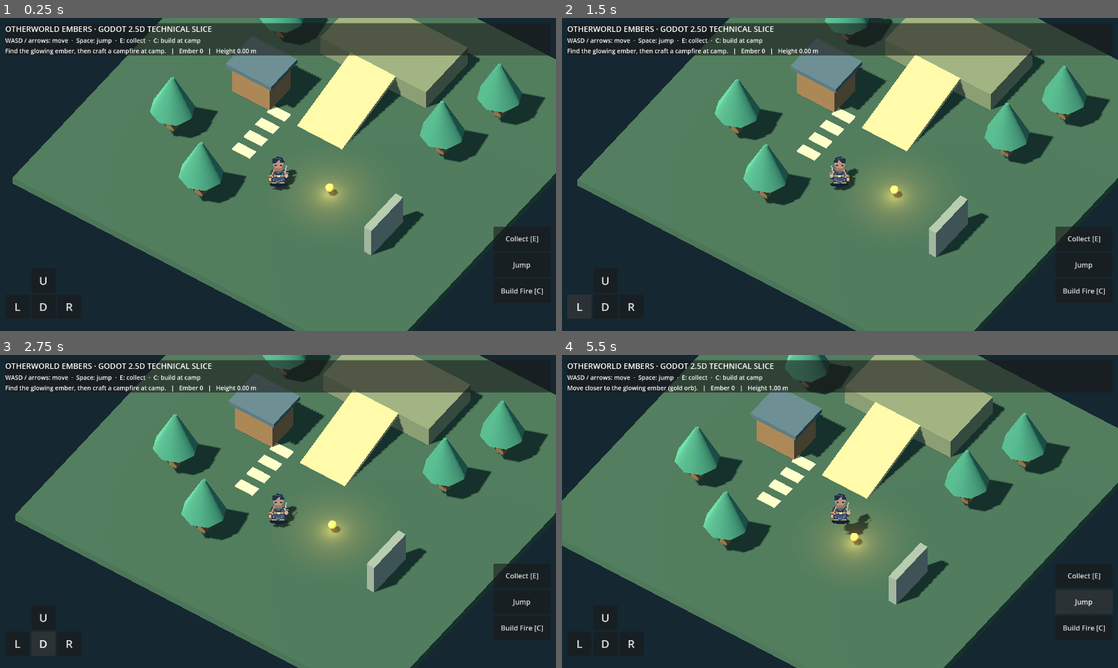
Above: before the commit, frames 1-4 (two rows, left to right).
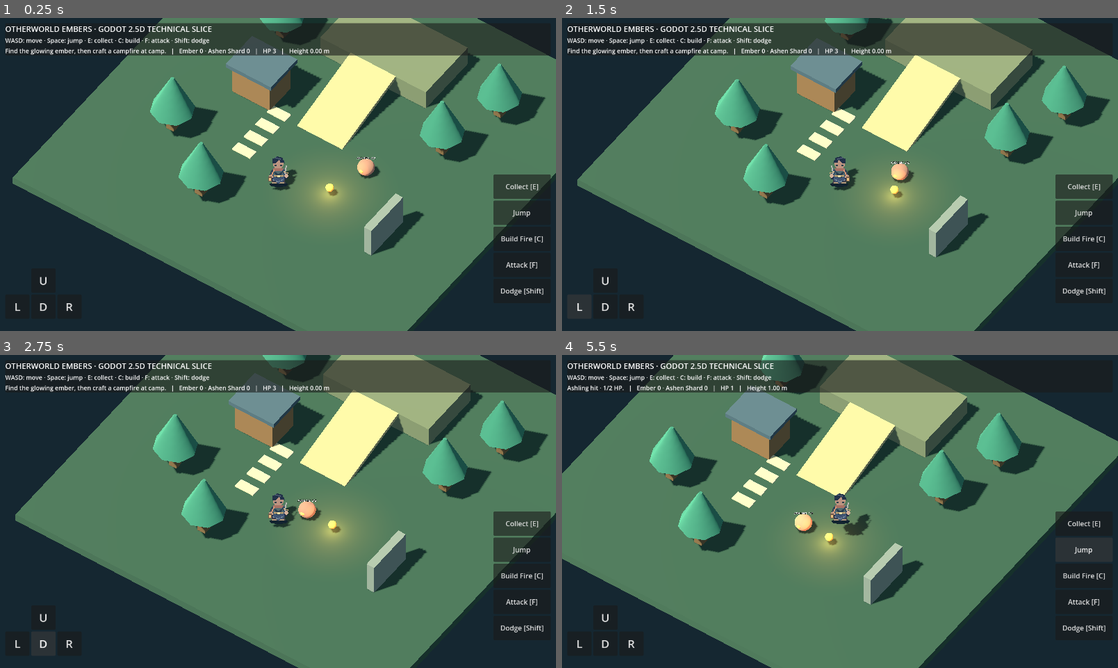
Above: after the commit, the same moments.

Repository: shaolei528/shaolei
Game: Godot game, scene res://scenes/main.tscn
Same seed, same stepped clock (60 frames per second), same inputs: the game is played once before the commit and once after it.
Inputs:
- Up to frame 1 (0.25 s): no input
- Up to frame 2 (1.5 s): click "U" at 0.5 s; click "L" at 1.25 s
- Up to frame 3 (2.75 s): click "D" at 2 s
- Up to frame 4 (5.5 s): click "R" at 2.75 s; click "Collect [E]" at 3.5 s; click "Jump" at 4.25 s; tap Enter at 5 s; hold D from 5.03 s (still down); tap F at 5.1 s; tap Space at 5.27 s; tap Shift at 5.3 s

The runs differ from the first frame. In frame 1, 2.0% of the frame differs, in the area x 4-100%, y 6-89%; in frame 2, 2.1%; in frame 3, 2.1%; in frame 4, 29%, in the area x 0-100%, y 0-100%.

Commit message:
Add Ashling combat and dodge gameplay slice

Diff:
--- /dev/null
+++ b/otherworld-godot/game/scripts/enemy_controller.gd
@@ -0,0 +1,94 @@
+extends Node3D
+
+signal defeated(drop_id: String)
+
+const DROP_ID := "ashen_shard"
+const AGGRO_RADIUS := 5.5
+const ATTACK_RADIUS := 1.35
+const MELEE_RADIUS := 2.6
+const MOVE_SPEED := 1.35
+const ATTACK_INTERVAL := 1.35
+
+var target: CharacterBody3D
+var health := 2
+var max_health := 2
+var is_alive := true
+var testing := false
+var _attack_timer := 0.4
+var _body_material: StandardMaterial3D
+var _body: MeshInstance3D
+var _health_label: Label3D
+
+func _ready() -> void:
+	name = "Ashling"
+	_body = MeshInstance3D.new()
+	_body.name = "Body"
+	var body_mesh := SphereMesh.new()
+	body_mesh.radius = 0.48
+	body_mesh.height = 0.9
+	_body.mesh = body_mesh
+	_body.position.y = 0.48
+	_body_material = StandardMaterial3D.new()
+	_body_material.albedo_color = Color("8b705f")
+	_body_material.emission_enabled = true
+	_body_material.emission = Color("562f31")
+	_body.material_override = _body_material
+	add_child(_body)
+	var eye := MeshInstance3D.new()
+	eye.name = "EmberEye"
+	var eye_mesh := SphereMesh.new()
+	eye_mesh.radius = 0.13
+	eye_mesh.height = 0.18
+	eye.mesh = eye_mesh
+	eye.position = Vector3(0, 0.56, 0.42)
+	var eye_material := StandardMaterial3D.new()
+	eye_material.albedo_color = Color("ffb45a")
+	eye_material.emission_enabled = true
+	eye_material.emission = Color("ff632c")
+	eye.material_override = eye_material
+	add_child(eye)
+	_health_label = Label3D.new()
+	_health_label.name = "HealthLabel"
+	_health_label.position.y = 1.22
+	_health_label.billboard = BaseMaterial3D.BILLBOARD_ENABLED
+	_health_label.font_size = 32
+	_health_label.outline_size = 8
+	add_child(_health_label)
+	_update_health_label()
+
+func _process(delta: float) -> void:
+	if not is_alive or target == null or testing:
+		return
+	_attack_timer = maxf(0.0, _attack_timer - delta)
+	var toward_player := target.global_position - global_position
+	toward_player.y = 0.0
+	var distance := toward_player.length()
+	if distance > AGGRO_RADIUS:
+		return
+	if distance > ATTACK_RADIUS:
+		var travel := minf(MOVE_SPEED * delta, distance - ATTACK_RADIUS * 0.85)
+		global_position += toward_player.normalized() * travel
+		return
+	if _attack_timer <= 0.0:
+		target.receive_damage(1)
+		_attack_timer = ATTACK_INTERVAL
+
+func attack_from(attacker_position: Vector3) -> bool:
+	if not is_alive:
+		return false
+	var distance := global_position - attacker_position
+	distance.y = 0.0
+	if distance.length() > MELEE_RADIUS:
+		return false
+	health = maxi(0, health - 1)
+	_update_health_label()
+	_body_material.albedo_color = Color("d88968")
+	if health == 0:
+		is_alive = false
+		visible = false
+		defeated.emit(DROP_ID)
+	return true
+
+func _update_health_label() -> void:
+	if _health_label != null:
+		_health_label.text = "ASHLING  %d/%d" % [health, max_health]
--- a/otherworld-godot/game/scripts/hud.gd
+++ b/otherworld-godot/game/scripts/hud.gd
@@ -27,7 +27,7 @@
 	title.autowrap_mode = TextServer.AUTOWRAP_WORD_SMART
 	text.add_child(title)
 	var hint := Label.new()
-	hint.text = "WASD / arrows: move  ·  Space: jump  ·  E: collect  ·  C: build at camp"
+	hint.text = "WASD: move · Space: jump · E: collect · C: build · F: attack · Shift: dodge"
 	hint.autowrap_mode = TextServer.AUTOWRAP_WORD_SMART
 	hint.add_theme_font_size_override("font_size", 14)
 	text.add_child(hint)
@@ -50,7 +50,7 @@
 	root.add_child(actions)
 	actions.set_anchors_and_offsets_preset(Control.PRESET_BOTTOM_RIGHT)
 	actions.offset_left = -144
-	actions.offset_top = -240
+	actions.offset_top = -360
 	actions.offset_right = -12
 	actions.offset_bottom = -24
 	var collect := Button.new()
@@ -71,6 +71,18 @@
 	build.pressed.connect(func(): world.craft_campfire(player.global_position))
 	actions.add_child(build)
 	buttons["build"] = build
+	var attack := Button.new()
+	attack.text = "Attack [F]"
+	attack.custom_minimum_size = Vector2(132,56)
+	attack.pressed.connect(func(): world.attack(player.global_position))
+	actions.add_child(attack)
+	buttons["attack"] = attack
+	var dodge := Button.new()
+	dodge.text = "Dodge [Shift]"
+	dodge.custom_minimum_size = Vector2(132,56)
+	dodge.pressed.connect(func(): player.request_dodge())
+	actions.add_child(dodge)
+	buttons["dodge"] = dodge
 
 func _direction_button(parent: Control, title: String, at: Vector2, direction: Vector2) -> void:
 	var button := Button.new()
@@ -95,10 +107,12 @@
 	for direction in directions.values():
 		movement += direction
 	player.touch_direction = movement.limit_length()
-	message.text = "%s   |   Ember %d   |   Height %.2f m" % [world.status, world.crafting.count("ember"), player.position.y]
+	message.text = "%s   |   Ember %d · Ashen Shard %d   |   HP %d   |   Height %.2f m" % [world.status, world.crafting.count("ember"), world.crafting.count("ashen_shard"), player.health, player.position.y]
 
 func _unhandled_key_input(event: InputEvent) -> void:
 	if event is InputEventKey and event.pressed and not event.echo and event.physical_keycode == KEY_E:
 		world.interact(player.global_position)
 	if event is InputEventKey and event.pressed and not event.echo and event.physical_keycode == KEY_C:
 		world.craft_campfire(player.global_position)
+	if event is InputEventKey and event.pressed and not event.echo and event.physical_keycode == KEY_F:
+		world.attack(player.global_position)
--- a/otherworld-godot/game/scripts/main.gd
+++ b/otherworld-godot/game/scripts/main.gd
@@ -17,6 +17,7 @@
 	player = Player.new()
 	player.position = Vector3(0, 0.1, 4)
 	add_child(player)
+	world.set_player(player)
 	rig = Rig.new()
 	rig.target = player
 	add_child(rig)
@@ -39,6 +40,15 @@
 		"collected": world.collected,
 		"ember_count": world.crafting.count("ember"),
 		"campfire_crafted": world.campfire_crafted,
+		"enemy": {
+			"x": world.enemy.global_position.x,
+			"z": world.enemy.global_position.z,
+			"health": world.enemy.health,
+			"alive": world.enemy.is_alive
+		},
+		"ashen_shard_count": world.crafting.count("ashen_shard"),
+		"player_health": player.health,
+		"player_dodging": player.is_dodging,
 		"viewport": {"width": viewport_size.x, "height": viewport_size.y},
 		"buttons": hud.button_rects()
 	}
--- a/otherworld-godot/game/scripts/player_3d.gd
+++ b/otherworld-godot/game/scripts/player_3d.gd
@@ -2,12 +2,24 @@
 
 const SPEED := 4.5
 const JUMP_SPEED := 6.0
+const DODGE_SPEED := 12.0
+const DODGE_DURATION := 0.22
+const DODGE_COOLDOWN := 1.0
+const MAX_HEALTH := 3
 var camera: Camera3D
 var touch_direction := Vector2.ZERO
 var test_direction := Vector3.ZERO
 var testing := false
 var jump_requested := false
+var health := MAX_HEALTH
+var is_dodging := false
 var hero_sprite: Sprite3D
+var _last_direction := Vector3.RIGHT
+var _dodge_direction := Vector3.RIGHT
+var _dodge_requested := false
+var _dodge_timer := 0.0
+var _dodge_cooldown := 0.0
+var _damage_grace_timer := 0.0
 
 func _ready() -> void:
 	name = "Player3D"
@@ -43,8 +55,25 @@
 
 func _physics_process(delta: float) -> void:
 	var direction := test_direction if testing else _input_direction()
-	velocity.x = direction.x * SPEED
-	velocity.z = direction.z * SPEED
+	_dodge_cooldown = maxf(0.0, _dodge_cooldown - delta)
+	_damage_grace_timer = maxf(0.0, _damage_grace_timer - delta)
+	if direction.length() > 0.1:
+		_last_direction = direction.normalized()
+	if _dodge_requested and _dodge_cooldown <= 0.0:
+		_dodge_requested = false
+		_dodge_timer = DODGE_DURATION
+		_dodge_cooldown = DODGE_COOLDOWN
+		_damage_grace_timer = DODGE_DURATION + 0.12
+		_dodge_direction = _last_direction
+	if _dodge_timer > 0.0:
+		_dodge_timer = maxf(0.0, _dodge_timer - delta)
+		is_dodging = _dodge_timer > 0.0
+		velocity.x = _dodge_direction.x * DODGE_SPEED
+		velocity.z = _dodge_direction.z * DODGE_SPEED
+	else:
+		is_dodging = false
+		velocity.x = direction.x * SPEED
+		velocity.z = direction.z * SPEED
 	if not is_on_floor():
 		velocity.y -= 18.0 * delta
 	if (jump_requested or (not testing and Input.is_physical_key_pressed(KEY_SPACE))) and is_on_floor():
@@ -53,6 +82,28 @@
 	move_and_slide()
 	if absf(direction.x) > 0.1:
 		hero_sprite.flip_h = direction.x < 0
+
+func request_dodge() -> bool:
+	if _dodge_cooldown > 0.0 or _dodge_requested:
+		return false
+	_dodge_requested = true
+	return true
+
+func receive_damage(amount: int) -> bool:
+	if amount <= 0 or is_dodging or _damage_grace_timer > 0.0:
+		return false
+	health = maxi(0, health - amount)
+	_damage_grace_timer = 0.45
+	if health == 0:
+		health = MAX_HEALTH
+		global_position = Vector3(0.0, 0.1, 4.0)
+		velocity = Vector3.ZERO
+		_damage_grace_timer = 1.0
+	return true
+
+func _input(event: InputEvent) -> void:
+	if event is InputEventKey and event.pressed and not event.echo and event.keycode == KEY_SHIFT:
+		request_dodge()
 
 func _input_direction() -> Vector3:
 	var stick := touch_direction
--- a/otherworld-godot/game/scripts/world_3d.gd
+++ b/otherworld-godot/game/scripts/world_3d.gd
@@ -1,6 +1,7 @@
 extends Node3D
 
 const Crafting = preload("res://scripts/crafting_system.gd")
+const EnemyController = preload("res://scripts/enemy_controller.gd")
 
 var ember_light: OmniLight3D
 var ember: MeshInstance3D
@@ -8,9 +9,12 @@
 var campfire: Node3D
 var campfire_light: OmniLight3D
 var campfire_crafted := false
+var enemy
+var ash_shard_drop: MeshInstance3D
 var status := "Find the glowing ember, then craft a campfire at camp."
 var ember_position := Vector3(2.8, 0.5, 3.1)
 var camp_position := Vector3(-4.6, 0.0, 1.2)
+var enemy_position := Vector3(3.8, 0.0, 0.5)
 var crafting = Crafting.new()
 
 func _ready() -> void:
@@ -61,6 +65,17 @@
 	ember_light.omni_range = 4.0
 	add_child(ember_light)
 	_setup_campfire_ghost()
+	_setup_enemy()
+
+func _setup_enemy() -> void:
+	enemy = EnemyController.new()
+	enemy.name = "Ashling"
+	enemy.position = enemy_position
+	enemy.defeated.connect(_on_enemy_defeated)
+	add_child(enemy)
+
+func set_player(player: CharacterBody3D) -> void:
+	enemy.target = player
 
 func _setup_campfire_ghost() -> void:
 	campfire = Node3D.new()
@@ -165,3 +180,29 @@
 	campfire.visible = true
 	status = "Campfire built · Ember 0 · Your first shelter is ready."
 	return true
+
+func attack(player_position: Vector3) -> bool:
+	if not enemy.attack_from(player_position):
+		status = "Move closer to the Ashling before striking."
+		return false
+	if enemy.is_alive:
+		status = "Ashling hit · %d/%d HP." % [enemy.health, enemy.max_health]
+	else:
+		status = "Ashling defeated · Ashen Shard +1."
+	return true
+
+func _on_enemy_defeated(drop_id: String) -> void:
+	crafting.add_item(drop_id)
+	ash_shard_drop = MeshInstance3D.new()
+	ash_shard_drop.name = "AshenShardDrop"
+	var shard := SphereMesh.new()
+	shard.radius = 0.2
+	shard.height = 0.56
+	ash_shard_drop.mesh = shard
+	ash_shard_drop.position = enemy.global_position + Vector3(0, 0.32, 0)
+	var material := StandardMaterial3D.new()
+	material.albedo_color = Color("b48eff")
+	material.emission_enabled = true
+	material.emission = Color("794dff")
+	ash_shard_drop.material_override = material
+	add_child(ash_shard_drop)
--- a/otherworld-godot/game/tests/smoke.gd
+++ b/otherworld-godot/game/tests/smoke.gd
@@ -66,6 +66,28 @@
 	check(world.crafting.count("ember") == 0, "crafting consumes the ember")
 	check(not world.craft_campfire(world.camp_position), "campfire cannot be crafted twice")
 	check(not world.interact(world.ember_position), "ember cannot be collected twice")
+	world.enemy.testing = true
+	player.position = Vector3(2.4, 0.1, 0.5)
+	player.velocity = Vector3.ZERO
+	player.test_direction = Vector3.ZERO
+	await ticks(12)
+	check(not world.attack(Vector3(-8, 0, 8)), "melee attack rejects a distant enemy")
+	var health_before_dodge: int = player.health
+	player.test_direction = Vector3.LEFT
+	check(player.request_dodge(), "dodge can start while its cooldown is ready")
+	var dodge_start: Vector3 = player.position
+	await ticks(5)
+	check(player.is_dodging and player.position.x < dodge_start.x - 0.5, "dodge gives a short directional burst")
+	check(not player.receive_damage(1) and player.health == health_before_dodge, "dodge window blocks an incoming hit")
+	player.test_direction = Vector3.ZERO
+	await ticks(18)
+	check(not player.is_dodging, "dodge window ends cleanly")
+	check(world.attack(player.global_position), "melee attack hits a nearby Ashling")
+	check(world.enemy.health == 1 and world.crafting.count("ashen_shard") == 0, "first hit lowers enemy health without dropping early")
+	check(world.attack(player.global_position), "second melee attack defeats the Ashling")
+	check(not world.enemy.is_alive and not world.enemy.visible, "defeated enemy leaves the encounter")
+	check(world.crafting.count("ashen_shard") == 1 and world.ash_shard_drop.visible, "Ashen Shard drop enters the shared inventory and is visible")
+	check(not world.attack(player.global_position) and world.crafting.count("ashen_shard") == 1, "defeated enemy cannot be farmed for duplicate drops")
 	print("GODOT_25D_SMOKE=" + JSON.stringify({"passed": failures.is_empty(), "checks": checks.size(), "failures": failures, "engine": Engine.get_version_info().string}))
 	scene.queue_free()
 	await process_frame
Not shown, changed: otherworld-godot/qa/browser.cjs
